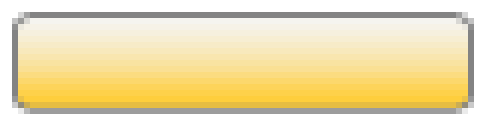
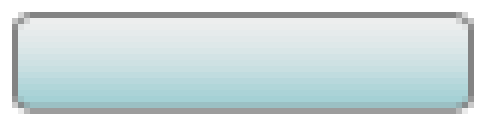
Layers edited between the first and the second (486, 132) image:
showed "Button copy" over (18, 18, 468, 108)
hid "Button" over (18, 18, 468, 108)
